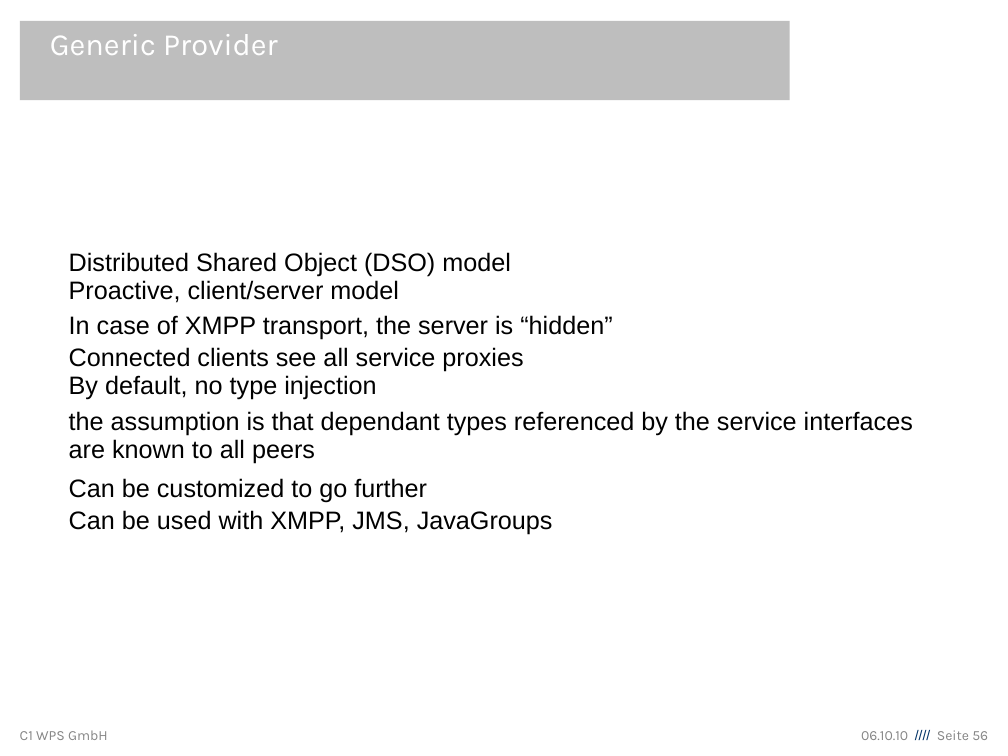
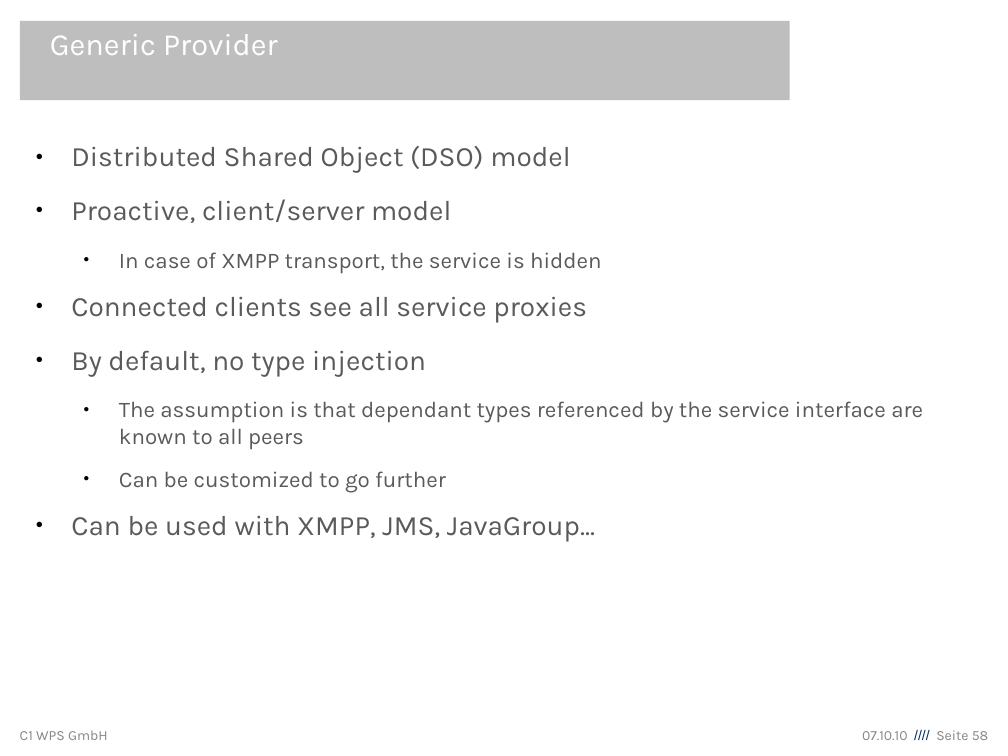
Before and after one commit to lemmy/org.eclipse.ecf.winterschool, a slide deck: slide 58 of org.eclipse.ecf.winterschool/EclipseCommunicationFramework.odp (slide 56 before the commit). Drawn at 1008x756 pixels with LibreOffice and Linux fonts; fonts in the diff are those of the drawing; background and template pictures are left out. Boxes give left, top, right and bottom in pixels: in the first picture for what was removed or moved away, otherwise in the second. Text is boxed around its words. In the diff, an @@ line names an element or a change of style, - is before the commit and + after.

```diff
--- a/org.eclipse.ecf.winterschool/EclipseCommunicationFramework.odp
+++ b/org.eclipse.ecf.winterschool/EclipseCommunicationFramework.odp
@@ text "Distributed Shared Object (DSO) model": place and size @@
-text "Distributed Shared Object (DSO) model" at (69, 252, 913, 535)
+text "Distributed Shared Object (DSO) model" at (71, 146, 923, 542)
@@ text at (71, 146, 587, 493): size 18 to 20 pt in "Distributed Shared Object (DSO) model", "Proactive, client/server model", "Connected clients see all service proxies", "By default, no type injection"; font Arial to Karla, text colour #000000 to #5A5A5A in "Distributed Shared Object (DSO) model", "Proactive, client/server model", "Connected clients see all service proxies", "By default, no type injection" and 1 more places; size 18 to 16 pt in "Can be customized to go further"; bullet none to ●; line spacing 0.93 to 1; more space between paragraphs; list level 1 to 2 in "Can be customized to go ..." @@
@@ text at (119, 252, 602, 274): text changed; size 18 to 16 pt; font Arial to Karla; text colour #000000 to #5A5A5A @@
-In case of XMPP transport, the server is “hidden”
+  ● In case of XMPP transport, the service is hidden
@@ text at (119, 401, 923, 450): text changed; size 18 to 16 pt; font Arial to Karla; text colour #000000 to #5A5A5A @@
-the assumption is that dependant types referenced by the service interfaces are known to all peers
+  ● The assumption is that dependant types referenced by the service interface are known to all peers
@@ text at (71, 516, 595, 542): text changed; size 18 to 20 pt; font Arial to Karla; text colour #000000 to #5A5A5A @@
-Can be used with XMPP, JMS, JavaGroups
+● Can be used with XMPP, JMS, JavaGroup...
@@ text at (862, 730, 988, 740): text changed @@
-06.10.10 //// Seite 56
+07.10.10 //// Seite 58
```
Also in this commit, not shown: 12 other slides changed, 8 slides added, 13 slides removed.
